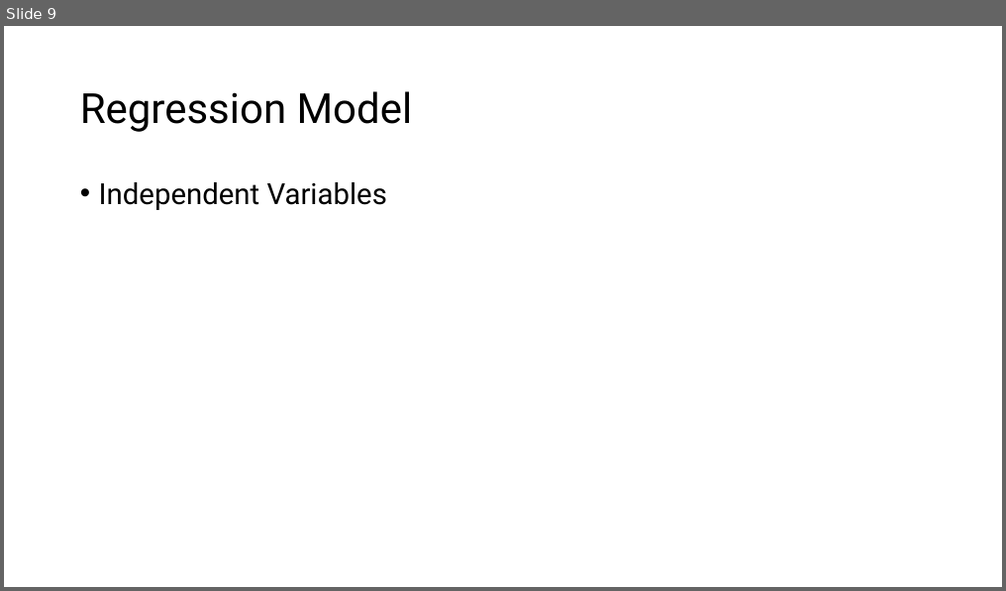
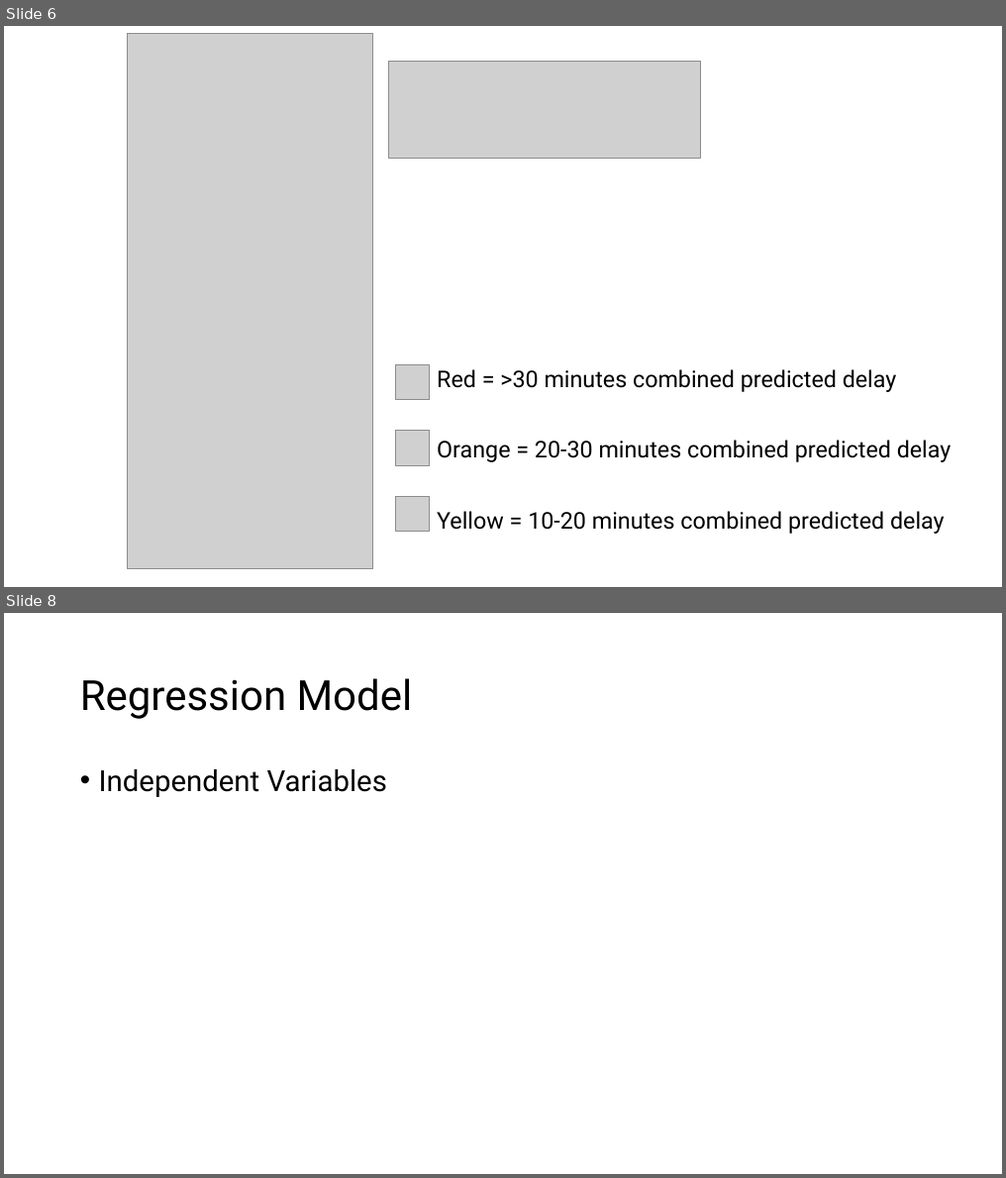
Before and after one commit to zoenyoo/MUSA508_Final, a slide deck: FInal_Presentation.pptx. Shown one above the other, each under a label of ours: slide 9 before the commit, slides 6 and 8 after it; the slides between them are not shown. The pictures are 1006x591 and 1006x1178 pixels, drawn with LibreOffice and Linux fonts; fonts in the diff are those of the drawing; grey boxes stand for pictures. Boxes give left, top, right and bottom in pixels: in the first picture for what was removed or moved away, otherwise in the second. Text is boxed around its words. In the diff, an @@ line names an element or a change of style, - is before the commit and + after.

```diff
--- a/FInal_Presentation.pptx
+++ b/FInal_Presentation.pptx
@@ slide 6 added at (4, 26, 1002, 587), background #FFFFFF @@
@@ picture added at (127, 34, 373, 570) @@
@@ picture added at (389, 62, 700, 159) @@
@@ picture added at (396, 366, 430, 400) @@
@@ text added at (437, 370, 951, 534), 22.2 pt, text #000000 @@
+Red = >30 minutes combined predicted delay
+Orange = 20-30 minutes combined predicted delay
+Yellow = 10-20 minutes combined predicted delay
@@ picture added at (396, 431, 430, 467) @@
@@ picture added at (396, 497, 430, 532) @@
@@ what was slide 9 is now slide 8 @@
```
Also in this commit, not shown: 2 slides changed, 6 other slides added, 7 slides removed, 3 other files.
